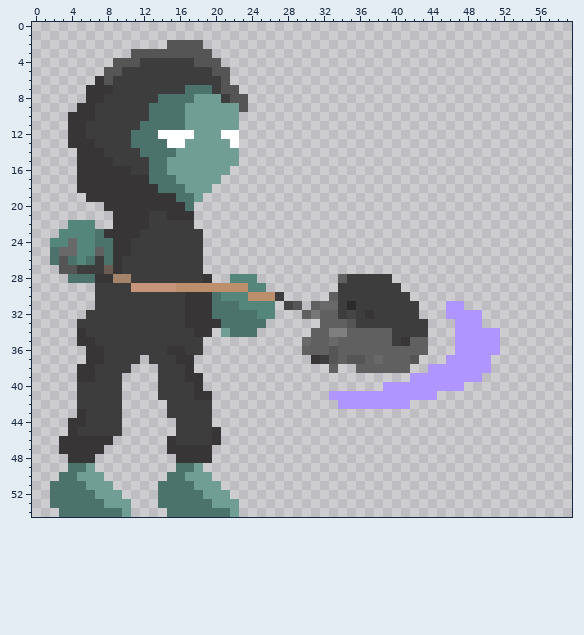
File history of a pixel-art sprite, Jaaj_6/Assets/Sprites/Player/Pazada/PAZADA8.png. That is the earlier state.
The file is 60x55 pixels. Colours within 5 levels of each other are drawn and written as one.
Once edited:
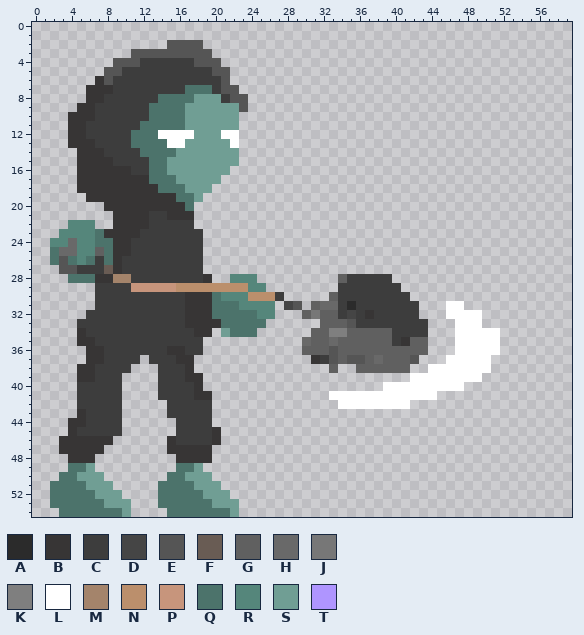
Palette (. is transparent): A #2b2b2b  B #373535  C #3d3d3d  D #454545  E #555555  F #695c54  G #606060  H #696969  J #777777  K #7f7f7f  L #ffffff  M #a4846b  N #bb8f6c  P #c7957c  Q #4c736b  R #55867b  S #709e94  T #af95ff
Difference:
@@ x 31..53 @@
 30 ..GCCCCCCCC............
-31 GHHCACCCCCCC...TT......
-32 JGGCDCBCCCCC...TTTT....
-33 .GGGECCCCCCCC...TTT....
-34 GGKKGGGGGCCCC...TTTTT..
-35 GGHGGGGGGCBGG...TTTTT..
-36 GGEGGGGGGGGGG...TTTTT..
-37 BCEGEEGHGGGE...TTTTT...
-38 ..G..GGGGGG..TTTTTTT...
-39 ...........TTTTTTTT....
-40 ........TTTTTTTTT......
-41 ..TTTTTTTTTTTT.........
-42 ...TTTTTTTT............
+31 GHHCACCCCCCC...LL......
+32 JGGCDCBCCCCC...LLLL....
+33 .GGGECCCCCCCC...LLL....
+34 GGKKGGGGGCCCC...LLLLL..
+35 GGHGGGGGGCBGG...LLLLL..
+36 GGEGGGGGGGGGG...LLLLL..
+37 BCEGEEGHGGGE...LLLLL...
+38 ..G..GGGGGG..LLLLLLL...
+39 ...........LLLLLLLL....
+40 ........LLLLLLLLL......
+41 ..LLLLLLLLLLLL.........
+42 ...LLLLLLLL............
 43 .......................
Where, in picture pixels (left, top, right, bottom), the same in both pictures:
changed: (329, 301, 500, 409)
